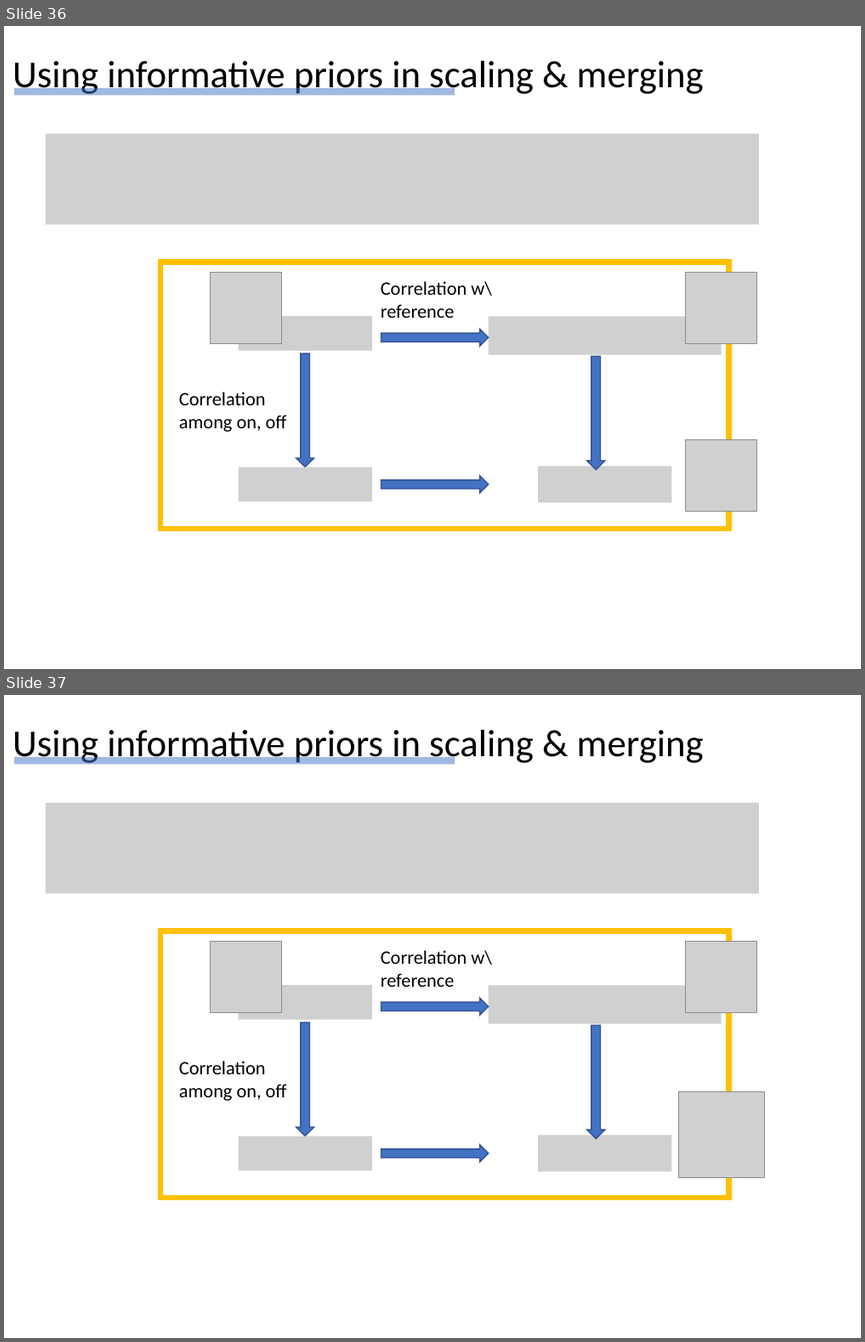
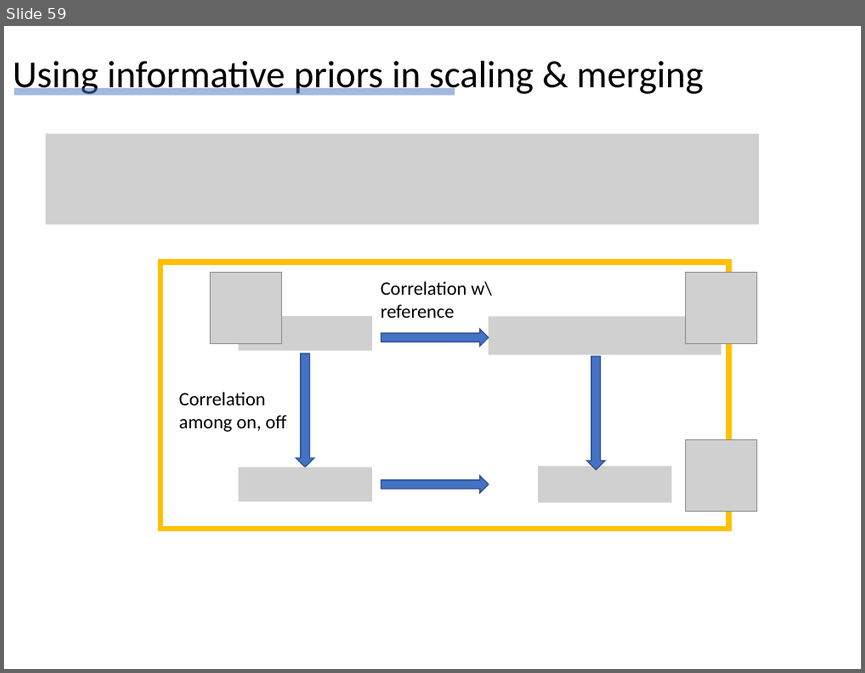
Before and after one commit to Hekstra-Lab/dw, a slide deck: Summary_of_findings_DH_20210218.pptx. Shown one above the other, each under a label of ours: slides 36 and 37 before the commit, slide 59 after it. The pictures are 865x1342 and 865x673 pixels, drawn with LibreOffice and Linux fonts; fonts in the diff are those of the drawing; grey boxes stand for pictures. Boxes give left, top, right and bottom in pixels: in the first picture for what was removed or moved away, otherwise in the second. Text is boxed around its words. In the diff, an @@ line names an element or a change of style, - is before the commit and + after.

```diff
--- a/Summary_of_findings_DH_20210218.pptx
+++ b/Summary_of_findings_DH_20210218.pptx
@@ slide 37 removed at <box>4,695,861,1338</box>, background #FFFFFF @@
@@ title removed at <box>12,730,704,764</box> @@
-Using informative priors in scaling & merging
@@ line removed from (14, 760) to (454, 760) @@
@@ picture removed at <box>46,803,759,894</box> @@
@@ rectangle removed at <box>160,930,729,1197</box> @@
@@ picture removed at <box>210,941,282,1013</box> @@
@@ picture removed at <box>685,941,757,1013</box> @@
@@ text removed at <box>381,950,492,987</box> @@
-Correlation w\ reference
@@ picture removed at <box>238,985,371,1019</box> @@
@@ right arrow removed at <box>381,998,488,1015</box> @@
@@ picture removed at <box>488,986,721,1024</box> @@
@@ down arrow removed at <box>296,1022,314,1135</box> @@
@@ down arrow removed at <box>586,1025,605,1138</box> @@
@@ text removed at <box>179,1061,287,1100</box> @@
-Correlation among on, off
@@ picture removed at <box>678,1092,764,1178</box> @@
@@ picture removed at <box>238,1135,371,1169</box> @@
@@ right arrow removed at <box>381,1145,488,1162</box> @@
@@ picture removed at <box>538,1134,671,1171</box> @@
@@ what was slide 36 is now slide 59 @@
```
Also in this commit, not shown: 18 slides changed, 49 slides added, 6 other slides removed, 15 other files.
